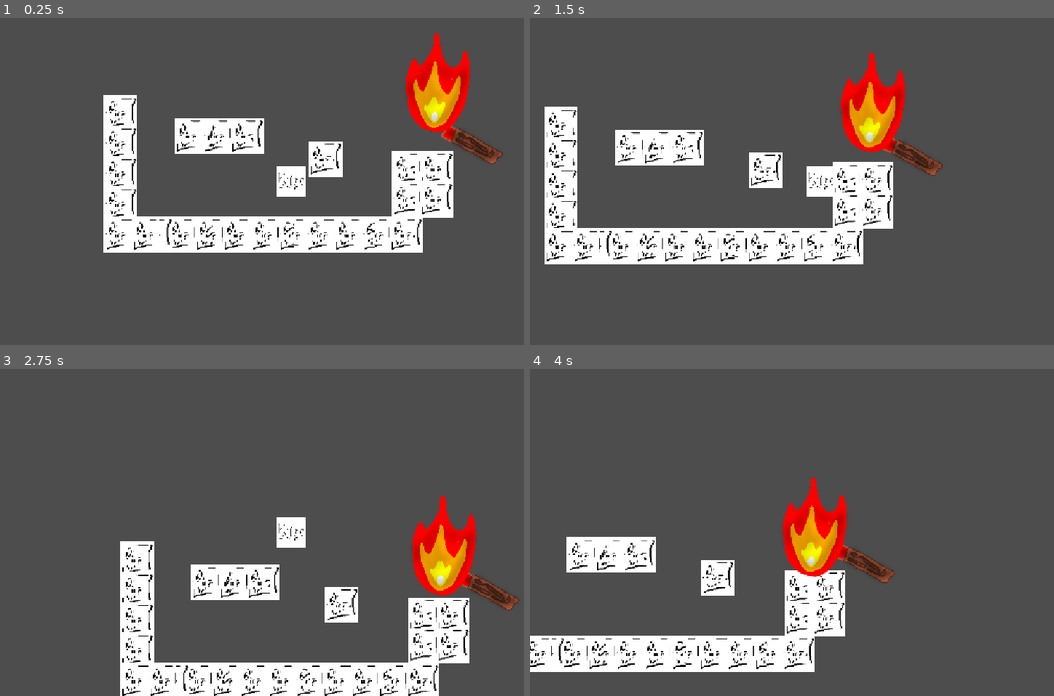
Above: before the commit, frames 1-4 (two rows, left to right).
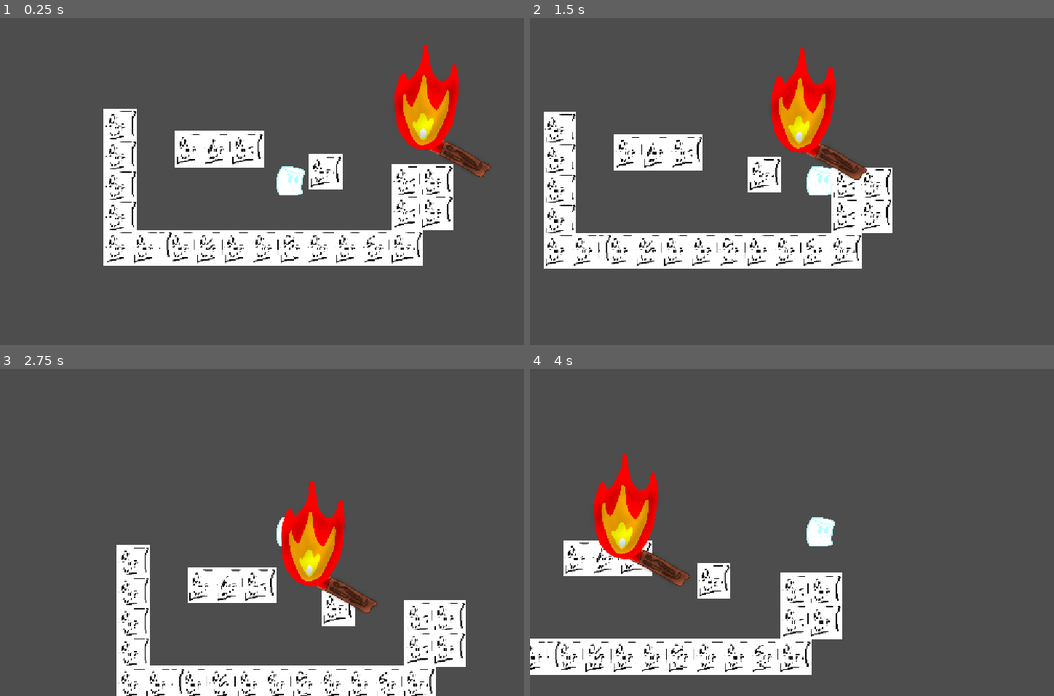
Above: after the commit, the same moments.

Repository: ibiahmed132/haven-project
Game: Godot game, scene res://main.tscn
Same seed, same stepped clock (60 frames per second), same inputs: the game is played once before the commit and once after it.
Inputs:
- Up to frame 1 (0.25 s): no input
- Up to frame 2 (1.5 s): tap Enter (ui_accept) at 0.5, 0.77 s; hold Right (ui_right) from 0.53 s (still down)
- Up to frame 3 (2.75 s): tap Enter (ui_accept) at 1.52 s; release Right (ui_right) at 2.03 s; hold Left (ui_left) from 2.03 s (still down)
- Up to frame 4 (4 s): release Left (ui_left) at 2.78 s; hold Right (ui_right) from 2.78 s (still down); tap Enter (ui_accept) at 3.02, 3.77 s

The runs differ from the first frame. In frame 1, 13% of the frame differs, in the area x 19-96%, y 4-76%; in frame 2, 12%; in frame 3, 11%; in frame 4, 10%.

Commit message:
debugging

Diff:
--- a/haven-project/animatable_body_2d.gd
+++ b/haven-project/animatable_body_2d.gd
@@ -1,12 +1,17 @@
 extends AnimatableBody2D
 
-const SPEED = 100
+var SPEED = -100
 
 # Called when the node enters the scene tree for the first time.
 func _ready() -> void:
-	pass # Replace with function body.
+	position.x = 318
+	position.y = -110
 
 
 # Called every frame. 'delta' is the elapsed time since the previous frame.
 func _physics_process(delta: float) -> void:
-	position.x += -SPEED * delta
+	position.x += SPEED * delta
+
+
+func _on_timer_timeout() -> void:
+	SPEED = -SPEED # Replace with function body.
--- a/haven-project/character_body_2d.gd
+++ b/haven-project/character_body_2d.gd
@@ -8,10 +8,8 @@
 var height = 0
 var final_height = 0
 
-var health = 3
-
 func _physics_process(delta: float) -> void:
-	print(height)
+	print(position.y)
 
 	# Get the input direction and handle the movement/deceleration.
 	# As good practice, you should replace UI actions with custom gameplay actions.
@@ -43,9 +41,3 @@
 		height = 0
 
 	move_and_slide()
-
-
-func _on_fire_hitbox_body_entered(body: Node2D) -> void:
-	health -= 1
-	if health == 0:
-		get_tree().quit()
--- a/haven-project/collision_shape_2d.gd
+++ b/haven-project/collision_shape_2d.gd
@@ -1,5 +1,6 @@
 extends CollisionShape2D
 
+var health = 3
 
 # Called when the node enters the scene tree for the first time.
 func _ready() -> void:
@@ -8,4 +9,10 @@
 
 # Called every frame. 'delta' is the elapsed time since the previous frame.
 func _process(delta: float) -> void:
-	pass
+	print(health)
+
+
+func _on_fire_hitbox_body_entered(body: Node2D) -> void:
+	health -= 1
+	if health == 0:
+		get_tree().quit()
--- a/haven-project/main.tscn
+++ b/haven-project/main.tscn
@@ -1,20 +1,35 @@
 [gd_scene format=4 uid="uid://bpa5xecylnkqy"]
 
-[ext_resource type="Texture2D" uid="uid://65oe14nwuyxq" path="res://Screenshot 2026-11-14 113417.png" id="1_0xm2m"]
 [ext_resource type="Script" uid="uid://c36c5o5tgifym" path="res://character_body_2d.gd" id="1_h2yge"]
 [ext_resource type="Texture2D" uid="uid://biqlemmxcuuws" path="res://Screenshot 2026-11-14 114450.png" id="2_h2yge"]
-[ext_resource type="Script" uid="uid://bufyedfiktt3y" path="res://camera_2d.gd" id="3_4c57u"]
+[ext_resource type="Texture2D" uid="uid://cypwxtwtggf2u" path="res://marshy1.png" id="2_w48qg"]
+[ext_resource type="Texture2D" uid="uid://bk5iwnb4l23e3" path="res://marshy2.png" id="3_vivmo"]
 [ext_resource type="Texture2D" uid="uid://cttlai308vxid" path="res://unlit torch.png" id="4_1bvp3"]
 [ext_resource type="Texture2D" uid="uid://cehkclasmvi6h" path="res://fire1.png" id="5_272bh"]
 [ext_resource type="Texture2D" uid="uid://duih20rhxnbfg" path="res://fire2.png" id="6_5vw27"]
-[ext_resource type="Script" uid="uid://vr2k5n1uoowy" path="res://torch_1.gd" id="6_efxa6"]
+[ext_resource type="Script" uid="uid://bco25kpv1hqeh" path="res://timer.gd" id="6_ycdy4"]
 [ext_resource type="Script" uid="uid://cuhw0hocp5jyc" path="res://animatable_body_2d.gd" id="7_dg77c"]
 [ext_resource type="Texture2D" uid="uid://clcalh72jf6kg" path="res://fire3.png" id="7_kek77"]
 [ext_resource type="Script" uid="uid://r0im33bqu6f8" path="res://collision_shape_2d.gd" id="8_5vw27"]
 [ext_resource type="Script" uid="uid://c43wn70lchwtr" path="res://area_2d.gd" id="8_kek77"]
 
-[sub_resource type="RectangleShape2D" id="RectangleShape2D_g4v7s"]
-size = Vector2(44, 46)
+[sub_resource type="SpriteFrames" id="SpriteFrames_g4v7s"]
+animations = [{
+"frames": [{
+"duration": 1.0,
+"texture": ExtResource("2_w48qg")
+}, {
+"duration": 1.0,
+"texture": ExtResource("3_vivmo")
+}],
+"loop": 1,
+"name": &"default",
+"speed": 0.0
+}]
+
+[sub_resource type="CapsuleShape2D" id="CapsuleShape2D_074og"]
+radius = 22.0
+height = 50.0
 
 [sub_resource type="TileSetAtlasSource" id="TileSetAtlasSource_1bvp3"]
 texture = ExtResource("2_h2yge")
@@ -316,48 +331,56 @@
 [node name="Marshy" type="CharacterBody2D" parent="." unique_id=1777970946]
 script = ExtResource("1_h2yge")
 
-[node name="Sprite2D" type="Sprite2D" parent="Marshy" unique_id=655734689]
-scale = Vector2(0.06511629, 0.20547946)
-texture = ExtResource("1_0xm2m")
+[node name="AnimatedSprite2D" type="AnimatedSprite2D" parent="Marshy" unique_id=62284239]
+rotation = 0.15009831
+scale = Vector2(0.075, 0.06)
+sprite_frames = SubResource("SpriteFrames_g4v7s")
 
 [node name="CollisionShape2D" type="CollisionShape2D" parent="Marshy" unique_id=431786395]
-position = Vector2(0, 1)
-shape = SubResource("RectangleShape2D_g4v7s")
+position = Vector2(-2, 5)
+shape = SubResource("CapsuleShape2D_074og")
+script = ExtResource("8_5vw27")
 
 [node name="Camera2D" type="Camera2D" parent="Marshy" unique_id=454720460]
-script = ExtResource("3_4c57u")
 
 [node name="TileMapLayer" type="TileMapLayer" parent="." unique_id=1002753286]
 tile_map_data = PackedByteArray("AAAHAAcAAAAAAAAAAAAHAAgAAAAAAAEAAAAHAAkAAAAAAAIAAAAHAAoAAAAAAAMAAAAHAAsAAAAAAAQAAAAHAA …(49072 unchanged characters)…
 tile_set = SubResource("TileSet_g4v7s")
 
-[node name="Torch1" type="Sprite2D" parent="." unique_id=467094536]
-position = Vector2(358.00003, -109.999985)
+[node name="AnimatableBody2D" type="AnimatableBody2D" parent="." unique_id=1659868194]
+position = Vector2(-3.0517578e-05, 1.5258789e-05)
+scale = Vector2(1.0000001, 1.0000001)
+script = ExtResource("7_dg77c")
+
+[node name="Torch1" type="Sprite2D" parent="AnimatableBody2D" unique_id=467094536]
+position = Vector2(358, -110)
 rotation = -1.0227629
-scale = Vector2(0.15679769, 0.15679765)
+scale = Vector2(0.15679768, 0.15679765)
 texture = ExtResource("4_1bvp3")
-script = ExtResource("6_efxa6")
-
-[node name="AnimatableBody2D" type="AnimatableBody2D" parent="Torch1" unique_id=1659868194]
-position = Vector2(-1788.3687, -1583.3157)
-rotation = 1.022763
-scale = Vector2(6.377647, 6.377646)
-script = ExtResource("7_dg77c")
-
-[node name="AnimatedFire" type="AnimatedSprite2D" parent="Torch1/AnimatableBody2D" unique_id=154053790]
-position = Vector2(292.9338, -234.68114)
-rotation = 0.09948373
-scale = Vector2(0.22045529, 0.2710684)
+
+[node name="AnimatedFire" type="AnimatedSprite2D" parent="AnimatableBody2D/Torch1" unique_id=154053790]
+position = Vector2(420.70996, -748.3697)
+rotation = 1.1222467
+scale = Vector2(1.4059862, 1.8342253)
 sprite_frames = SubResource("SpriteFrames_yf5fn")
-frame_progress = 0.82732713
-
-[node name="Fire_Hitbox" type="Area2D" parent="Torch1/AnimatableBody2D/AnimatedFire" unique_id=2131539710]
+frame_progress = 0.58846873
+
+[node name="Fire_Hitbox" type="Area2D" parent="AnimatableBody2D" unique_id=2131539710]
+position = Vector2(292.21124, -227.44223)
+rotation = 0.09948371
+scale = Vector2(0.22045532, 0.28760225)
 script = ExtResource("8_kek77")
 
-[node name="CollisionShape2D" type="CollisionShape2D" parent="Torch1/AnimatableBody2D/AnimatedFire/Fire_Hitbox" unique_id=1367337]
-position = Vector2(3.9741268, 81.37164)
-rotation = 3.8397243
+[node name="CollisionShape2D" type="CollisionShape2D" parent="AnimatableBody2D/Fire_Hitbox" unique_id=1367337]
+position = Vector2(-4.444824, 55.160034)
+rotation = -2.443461
 shape = SubResource("CircleShape2D_g4v7s")
+debug_color = Color(0, 0.6442841, 0.2899681, 0.41960785)
 script = ExtResource("8_5vw27")
 
-[connection signal="body_entered" from="Torch1/AnimatableBody2D/AnimatedFire/Fire_Hitbox" to="Marshy" method="_on_fire_hitbox_body_entered"]
+[node name="Timer" type="Timer" parent="AnimatableBody2D" unique_id=849827189]
+script = ExtResource("6_ycdy4")
+
+[connection signal="body_entered" from="AnimatableBody2D/Fire_Hitbox" to="Marshy" method="_on_fire_hitbox_body_entered"]
+[connection signal="body_entered" from="AnimatableBody2D/Fire_Hitbox" to="Marshy/CollisionShape2D" method="_on_fire_hitbox_body_entered"]
+[connection signal="timeout" from="AnimatableBody2D/Timer" to="AnimatableBody2D" method="_on_timer_timeout"]
--- /dev/null
+++ b/haven-project/timer.gd
@@ -0,0 +1,13 @@
+extends Timer
+
+
+# Called when the node enters the scene tree for the first time.
+func _ready() -> void:
+	wait_time = 7
+	one_shot = false
+	start()
+
+
+# Called every frame. 'delta' is the elapsed time since the previous frame.
+func _process(delta: float) -> void:
+	pass
Binary file added: haven-project/drive-download-20261114T131144Z-1-001/(Polar_34) Block free online.png
Not shown, added: haven-project/drive-download-20261114T131144Z-1-001/(Polar_34) Block free online.png.import
Binary file added: haven-project/drive-download-20261114T131144Z-1-001/(Polar_34) Tiling Dirt just in case.png
Not shown, changed: haven-project/drive-download-20261114T131144Z-1-001/(Polar_34) Tiling Dirt just in case.png.import
Renamed: haven-project/Characters.png -> haven-project/drive-download-20261114T131144Z-1-001/Characters.png
Not shown, added: haven-project/drive-download-20261114T131144Z-1-001/Characters.png.import
Binary file added: haven-project/drive-download-20261114T131144Z-1-001/Health Hearts Melly.png
Not shown, added: haven-project/drive-download-20261114T131144Z-1-001/Health Hearts Melly.png.import
Binary file added: haven-project/drive-download-20261114T131144Z-1-001/Night BG.png
Not shown, added: haven-project/drive-download-20261114T131144Z-1-001/Night BG.png.import
Binary file added: haven-project/drive-download-20261114T131144Z-1-001/Trans BG.png
Not shown, added: haven-project/drive-download-20261114T131144Z-1-001/Trans BG.png.import
(and 6 more such lines)
